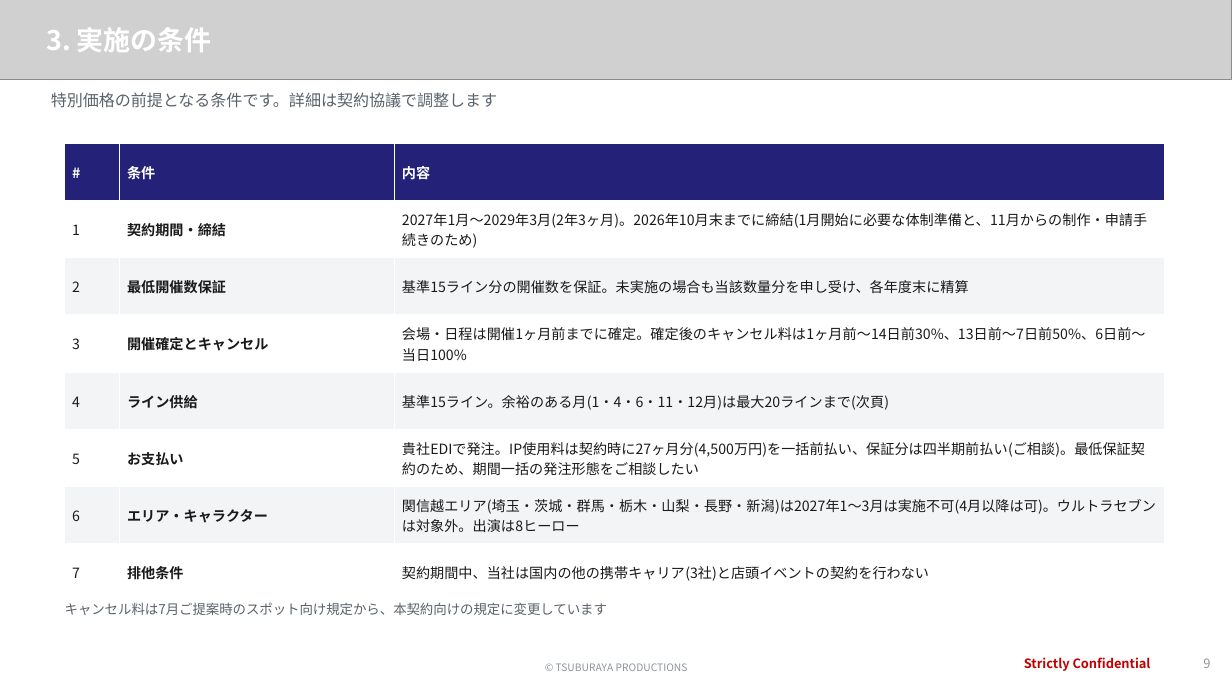
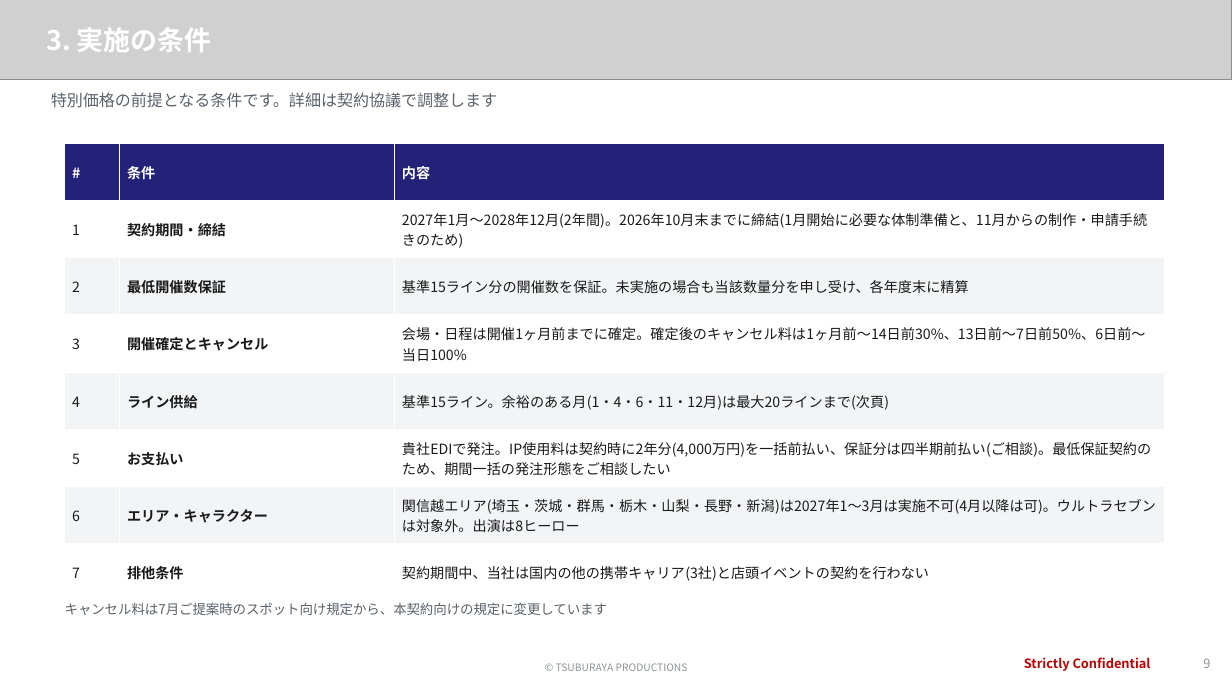
Before and after one commit to hayatoshintani-spe/kessho-lens, a slide deck: slide 9 of docs/proposals/softbank-ultraman-caravan/SB様提示用_1022ミーティング資料.pptx. Drawn at 1232x693 pixels with LibreOffice and Linux fonts; fonts in the diff are those of the drawing; grey boxes stand for pictures. Boxes give left, top, right and bottom in pixels: in the first picture for what was removed or moved away, otherwise in the second. Text is boxed around its words. In the diff, an @@ line names an element or a change of style, - is before the commit and + after.

```diff
--- a/docs/proposals/softbank-ultraman-caravan/SB様提示用_1022ミーティング資料.pptx
+++ b/docs/proposals/softbank-ultraman-caravan/SB様提示用_1022ミーティング資料.pptx
@@ table at (65, 143, 1165, 602) @@
-row 2, column 3: 2027年1月〜2029年3月(2年3ヶ月)。2026年10月末までに締結(1月開始に必要な体制準備と、11月からの制作・申請手続きのため)
+row 2, column 3: 2027年1月〜2028年12月(2年間)。2026年10月末までに締結(1月開始に必要な体制準備と、11月からの制作・申請手続きのため)
-row 6, column 3: 貴社EDIで発注。IP使用料は契約時に27ヶ月分(4,500万円)を一括前払い、保証分は四半期前払い(ご相談)。最低保証契約のため、期間一括の発注形態をご相談したい
+row 6, column 3: 貴社EDIで発注。IP使用料は契約時に2年分(4,000万円)を一括前払い、保証分は四半期前払い(ご相談)。最低保証契約のため、期間一括の発注形態をご相談したい
```
Also in this commit, not shown: 2 other slides changed, 19 other files.
